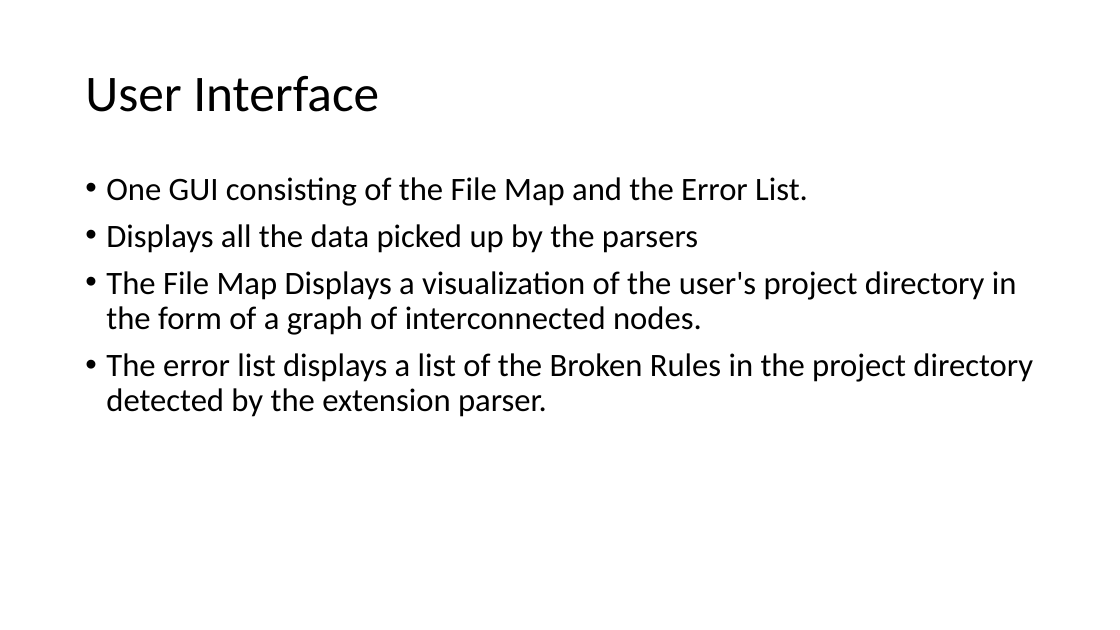
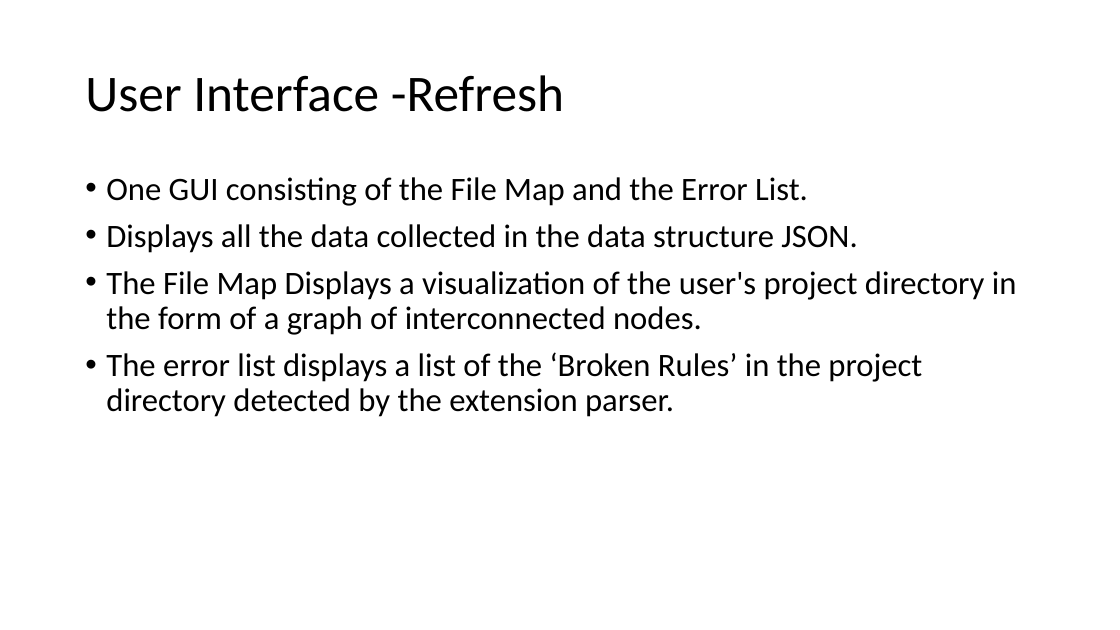
Before and after one commit to slichlyter12/Postal, a slide deck: slide 13 of ProgressReportMidWinter/Progress-Report-MidWinter-team38.pptx (slide 12 before the commit). Drawn at 1120x630 pixels with LibreOffice and Linux fonts; fonts in the diff are those of the drawing. Boxes give left, top, right and bottom in pixels: in the first picture for what was removed or moved away, otherwise in the second. Text is boxed around its words. In the diff, an @@ line names an element or a change of style, - is before the commit and + after.

```diff
--- a/ProgressReportMidWinter/Progress-Report-MidWinter-team38.pptx
+++ b/ProgressReportMidWinter/Progress-Report-MidWinter-team38.pptx
@@ title at box(85, 75, 564, 112): text changed @@
-User Interface
+User Interface -Refresh
@@ text at box(106, 224, 857, 253): text changed @@
-• Displays all the data picked up by the parsers
+• Displays all the data collected in the data structure JSON.
@@ text at box(106, 352, 922, 417): text changed @@
-• The error list displays a list of the Broken Rules in the project directory detected by the extension parser.
+• The error list displays a list of the ‘Broken Rules’ in the project directory detected by the extension parser.
```
Also in this commit, not shown: 13 other slides changed, 16 slides added, 6 slides removed.
